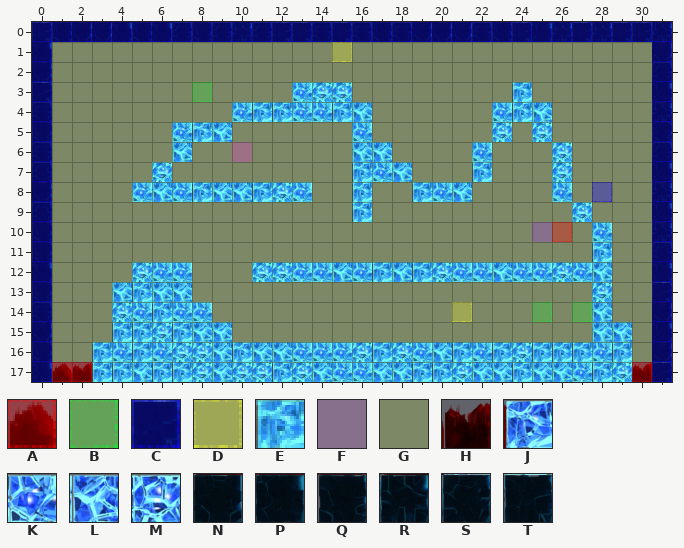
A Tiled map gets an edit: Spellington/src/res/map/mapPlains12.tmx. Above: the version before the commit.
Cells are 50x50 px. Shown: x 0..31, y 0..17.
Key: from "collisionTile": A 0, B 1, C 3, D 4, E 6, F 10, G 11; from "frozenPlainsTile": H 33, J 34, K 35, L 36, M 37, N 40, P 41, Q 42, R 43, S 44, T 45.
_ is an empty cell.
Layer "terrain" before, first column x 8:
 1 _______________________N
 2 _______________________S
 3 _____KMM________J______P
 4 __KJJKKJL______KJL_____R
 5 JL______K______M_M_____Q
 6 ________LL____K___M____S
 7 ________JKL___J___M____P
 8 JLLJMK__J__JKL____K____R
 9 ________J__________M___P
10 ____________________K__R
11 ____________________J__S
12 ___MMKKLKJLJMKKLKKMKL__P
13 ____________________M__T
14 K___________________L__N
15 LL__________________LL_P
16 MLJLLKKKMJMKLJKJMJJJKJ_N
17 MLMMJMLKKLLJJMLLJLLKJMHT
Layer "collision" before, first column x 8:
 1 GGGGGGGGGGGGGGGGGGGGGGGC
 2 GGGGGGGGGGGGGGGGGGGGGGGC
 3 GGGGGEEEGGGGGGGGEGGGGGGC
 4 GGEEEEEEEGGGGGGEEEGGGGGC
 5 EEGGGGGGEGGGGGGEGEGGGGGC
 6 GGGGGGGGEEGGGGEGGGEGGGGC
 7 GGGGGGGGEEEGGGEGGGEGGGGC
 8 EEEEEEGGEGGEEEGGGGEGGGGC
 9 GGGGGGGGEGGGGGGGGGGEGGGC
10 GGGGGGGGGGGGGGGGGGGGEGGC
11 GGGGGGGGGGGGGGGGGGGGEGGC
12 GGGEEEEEEEEEEEEEEEEEEGGC
13 GGGGGGGGGGGGGGGGGGGGEGGC
14 EGGGGGGGGGGGGGGGGGGGEGGC
15 EEGGGGGGGGGGGGGGGGGGEEGC
16 EEEEEEEEEEEEEEEEEEEEEEGC
17 EEEEEEEEEEEEEEEEEEEEEEAC
Layer "event" before, first column x 15:
 2 _________________
 3 _________________
 4 _________________
 5 _________________
 6 _________________
 7 _________________
 8 _____________C___
 9 _________________
10 __________FA_____
11 _________________
12 _________________
13 _________________
14 ______D___B_B____
15 _________________
16 _________________
17 _________________
Now the later version:
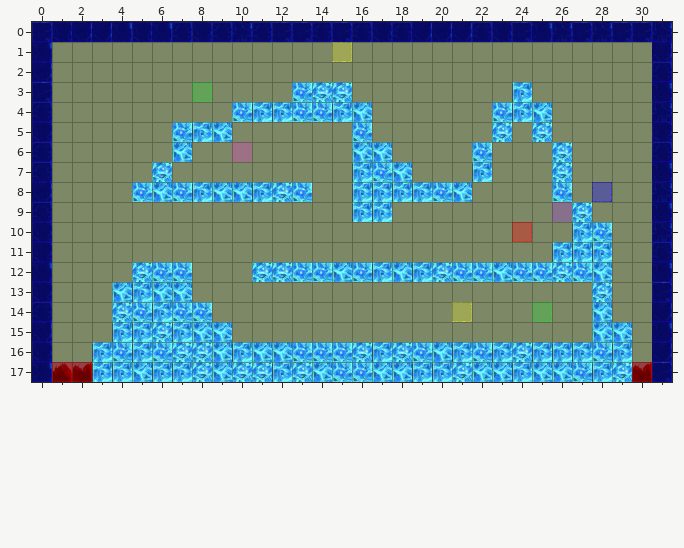
See-through tiles are keyed as they look on the map.
Difference:
Layer "terrain":
y 8: x 17..18 __ -> JJ
y 9: x 17 _ -> J
y 10: x 27 _ -> J
y 11: x 26..27 __ -> JJ
Layer "collision":
y 8: x 17..18 GG -> EE
y 9: x 17 G -> E
y 10: x 27 G -> E
y 11: x 26..27 GG -> EE
Layer "event":
y 9: x 26 _ -> F
y 10: x 24..26 _FA -> A__
y 14: x 27 B -> _
Pixel boxes of the changes (left, top, right, bottom) in both pictures:
changed: (372, 182, 412, 222)
changed: (512, 202, 592, 262)
removed: (572, 302, 592, 322)
